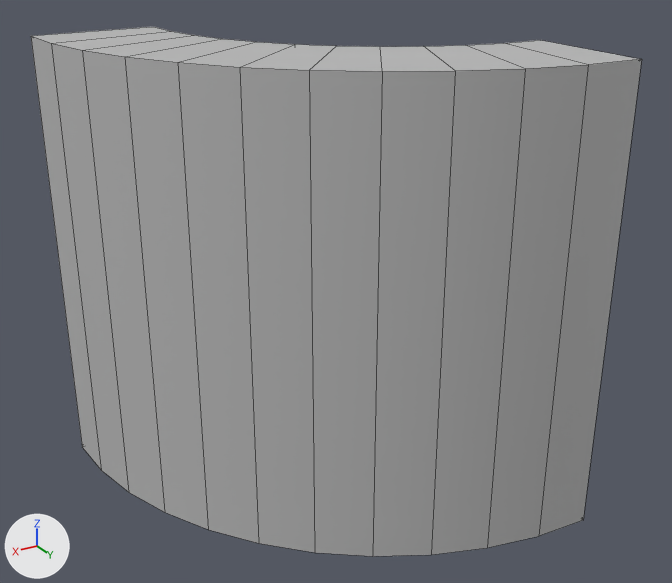
One commit to the FBX model Assets/GameStuff/Matt's Stuff/M_Assets/Dungeon/Dungeon_Wall_B.fbx: the scene before it, then after it.
Camera for both pictures: a 50 mm camera at (12.29, 11.66, 11.7) aimed at (3.6, -2.82, 4.46). Lighting does not change. The marker at lower left points along +X, +Y and +Z. Mesh edges are drawn as thin lines. Where no turn or scale is listed for an object, it has been applied to the vertices.

Names of what the first picture shows: 'Dungeon_Wall_B'.
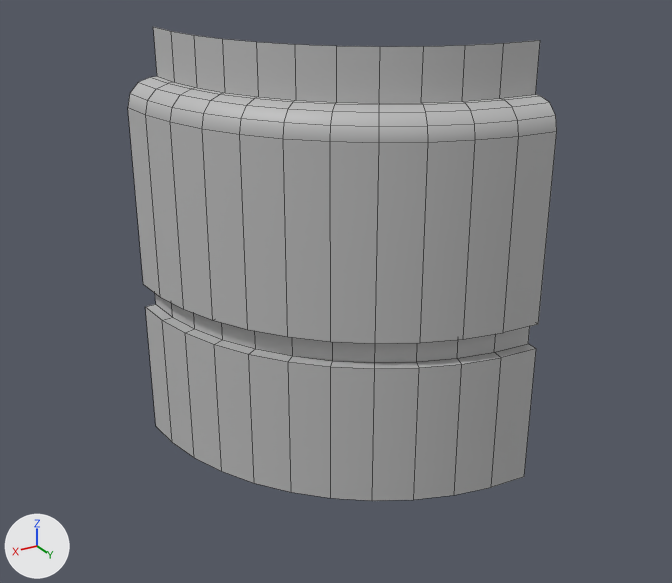
Commit message: Wall_Update_ Dungeon_Wall_B_and_C

Changed parts and their boxes [x1, y1, x2, y2] in the pictures (672 x 583 px):
'Dungeon_Wall_B', reshaped (30% narrower, 10% shorter): before [31, 27, 642, 556]; after [128, 27, 557, 501]
part 1 of me_mesh, deleted: before [31, 27, 642, 556]

Diff of the bpy script that builds the scene:
```diff
--- a/Assets/GameStuff/Matt's Stuff/M_Assets/Dungeon/Dungeon_Wall_B.fbx.py
+++ b/Assets/GameStuff/Matt's Stuff/M_Assets/Dungeon/Dungeon_Wall_B.fbx.py
@@ me_mesh @@
 # used by ob_dungeon_wall_b; location = (3.92, -3.07, 4.58)
-me_mesh.from_pydata(...)  # 156 vertices, 148 faces; spans x -3.97..3.97, y -3.97..3.97, z -4.59..4.59
+me_mesh.from_pydata(...)  # 132 vertices, 110 faces; spans x -3.97..2.19, y -3.97..2.19, z -4.59..4.59
+# me_mesh part 1
+# 24 vertices are removed from x -3.92..3.97, y -3.92..3.97, z -4.59..4.59
+# 38 faces are deleted
 me_mesh.materials.append(mat_lambert1)
```
